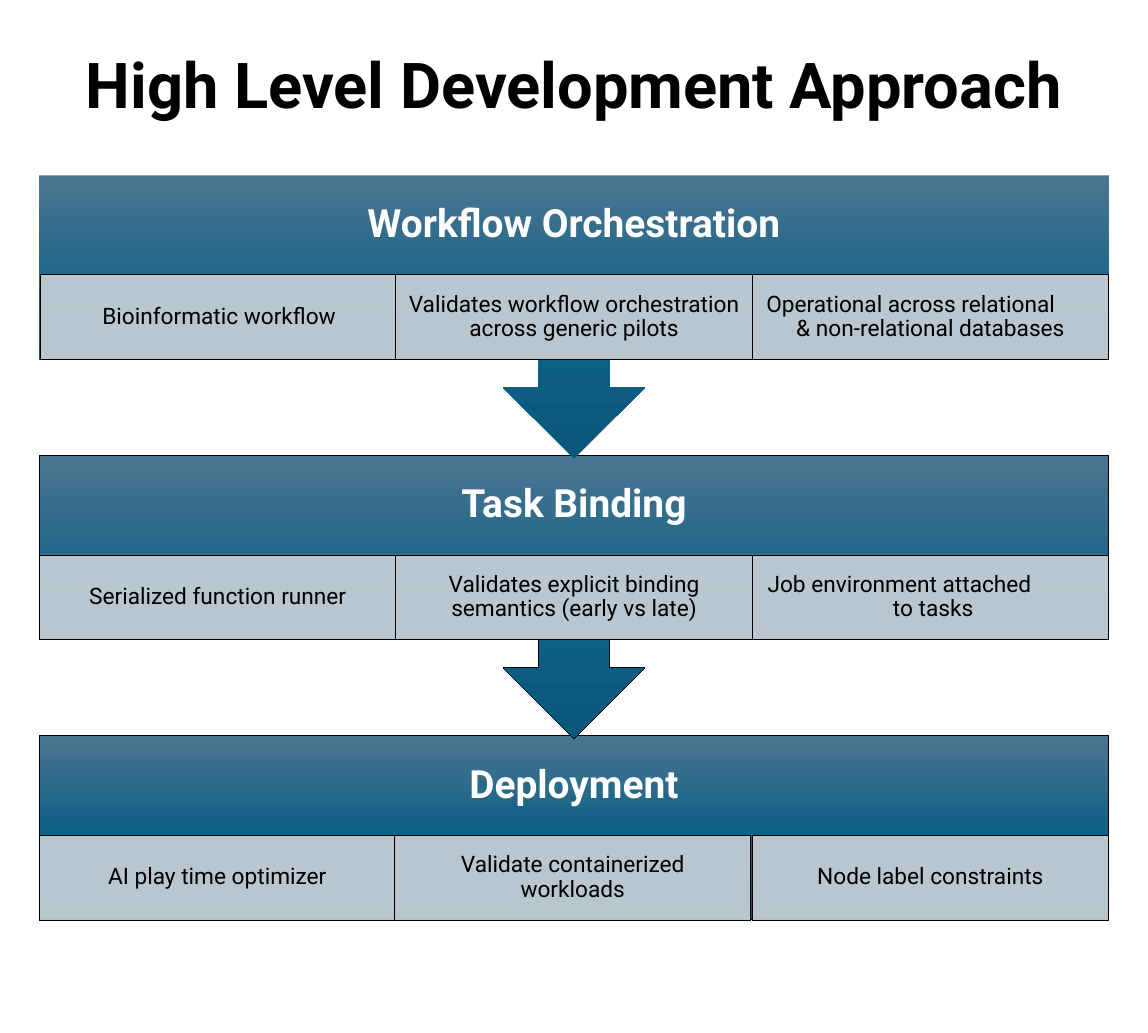
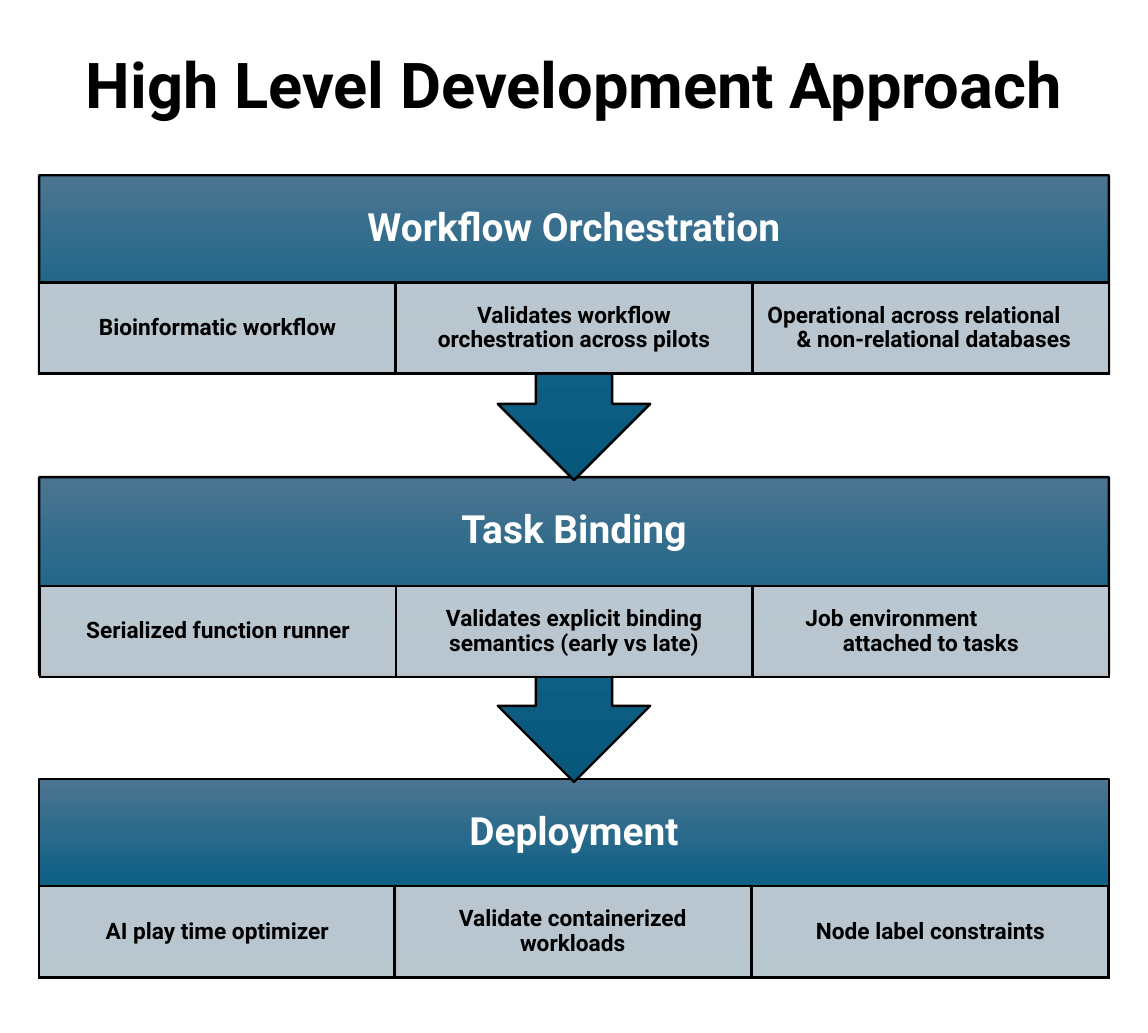
Before and after one commit to BrenKenna/TaskTide, a slide deck: slide 6 of tasktide/docs/Diagrams/Diagrams.pptx (slide 5 before the commit). Drawn at 1148x1033 pixels with LibreOffice and Linux fonts; fonts in the diff are those of the drawing. Boxes give left, top, right and bottom in pixels: in the first picture for what was removed or moved away, otherwise in the second. Text is boxed around its words. In the diff, an @@ line names an element or a change of style, - is before the commit and + after.

```diff
--- a/tasktide/docs/Diagrams/Diagrams.pptx
+++ b/tasktide/docs/Diagrams/Diagrams.pptx
@@ text "Workflow Orchestration" moved from (x1=367, y1=207, x2=780, y2=238) to (x1=367, y1=211, x2=780, y2=242) @@
@@ up arrow callout resized from (x1=39, y1=175, x2=1109, y2=458) to (x1=39, y1=175, x2=1109, y2=480) @@
@@ up arrow callout at (x1=39, y1=175, x2=1109, y2=480): outline none to #000000 3 pt @@
@@ text "Bioinformatic workflow" moved from (x1=102, y1=306, x2=336, y2=325) to (x1=99, y1=317, x2=336, y2=336) @@
@@ rectangle resized from (x1=41, y1=275, x2=397, y2=359) to (x1=39, y1=282, x2=395, y2=373) @@
@@ rectangle resized from (x1=396, y1=275, x2=752, y2=359) to (x1=396, y1=282, x2=752, y2=373) @@
@@ text "Operational across relational & non-relational ..." moved from (x1=766, y1=295, x2=1064, y2=337) to (x1=767, y1=306, x2=1071, y2=348) @@
@@ rectangle resized from (x1=752, y1=275, x2=1108, y2=359) to (x1=753, y1=282, x2=1109, y2=373) @@
@@ text at (x1=438, y1=305, x2=710, y2=352): text changed; bold on @@
-Validates workflow orchestration across generic pilots
+Validates workflow orchestration across pilots
@@ text "Task Binding" moved from (x1=461, y1=488, x2=686, y2=525) to (x1=461, y1=514, x2=686, y2=551) @@
@@ up arrow callout resized from (x1=39, y1=455, x2=1109, y2=738) to (x1=39, y1=477, x2=1109, y2=782) @@
@@ up arrow callout at (x1=39, y1=477, x2=1109, y2=782): outline #000000 0.75 pt to #000000 3 pt @@
@@ text "Serialized function runner" moved from (x1=89, y1=587, x2=346, y2=605) to (x1=86, y1=620, x2=350, y2=639) @@
@@ rectangle resized from (x1=40, y1=555, x2=396, y2=640) to (x1=40, y1=586, x2=396, y2=677) @@
@@ text "Validates explicit binding semantics (early ..." moved from (x1=449, y1=575, x2=699, y2=621) to (x1=446, y1=609, x2=702, y2=656) @@
@@ rectangle resized from (x1=396, y1=555, x2=752, y2=640) to (x1=396, y1=586, x2=752, y2=677) @@
@@ text "Job environment attached to tasks" moved from (x1=768, y1=575, x2=1032, y2=617) to (x1=805, y1=609, x2=1018, y2=652) @@
@@ rectangle resized from (x1=752, y1=555, x2=1108, y2=640) to (x1=753, y1=586, x2=1109, y2=677) @@
@@ text "Deployment" moved from (x1=469, y1=769, x2=678, y2=806) to (x1=469, y1=816, x2=678, y2=853) @@
@@ rectangle at (x1=39, y1=779, x2=1109, y2=977): outline #000000 0.75 pt to #000000 3 pt @@
@@ rectangle resized from (x1=39, y1=736, x2=1109, y2=920) to (x1=39, y1=779, x2=1109, y2=977) @@
@@ text "AI play time optimizer" moved from (x1=108, y1=867, x2=327, y2=889) to (x1=106, y1=922, x2=329, y2=944) @@
@@ rectangle resized from (x1=39, y1=835, x2=395, y2=920) to (x1=39, y1=886, x2=395, y2=977) @@
@@ text "Validate containerized workloads" moved from (x1=461, y1=855, x2=684, y2=898) to (x1=459, y1=909, x2=687, y2=952) @@
@@ rectangle resized from (x1=395, y1=835, x2=751, y2=920) to (x1=395, y1=886, x2=751, y2=977) @@
@@ bold on in 8 elements at (x1=767, y1=306, x2=1071, y2=348), (x1=99, y1=317, x2=336, y2=336), (x1=86, y1=620, x2=350, y2=639), (x1=446, y1=609, x2=702, y2=656), (x1=805, y1=609, x2=1018, y2=652), (x1=106, y1=922, x2=329, y2=944), (x1=459, y1=909, x2=687, y2=952), (x1=816, y1=922, x2=1045, y2=940) @@
@@ text "Node label constraints" moved from (x1=817, y1=867, x2=1043, y2=885) to (x1=816, y1=922, x2=1045, y2=940) @@
@@ outline #000000 1 pt to #000000 3 pt in 9 elements at (x1=396, y1=282, x2=752, y2=373), (x1=753, y1=282, x2=1109, y2=373), (x1=39, y1=282, x2=395, y2=373), (x1=40, y1=586, x2=396, y2=677), (x1=396, y1=586, x2=752, y2=677), (x1=753, y1=586, x2=1109, y2=677), (x1=39, y1=886, x2=395, y2=977), (x1=395, y1=886, x2=751, y2=977), (x1=752, y1=886, x2=1108, y2=977) @@
@@ rectangle resized from (x1=752, y1=835, x2=1108, y2=920) to (x1=752, y1=886, x2=1108, y2=977) @@
```
Also in this commit, not shown: 4 other slides changed, 1 slide added, 1 other file.
